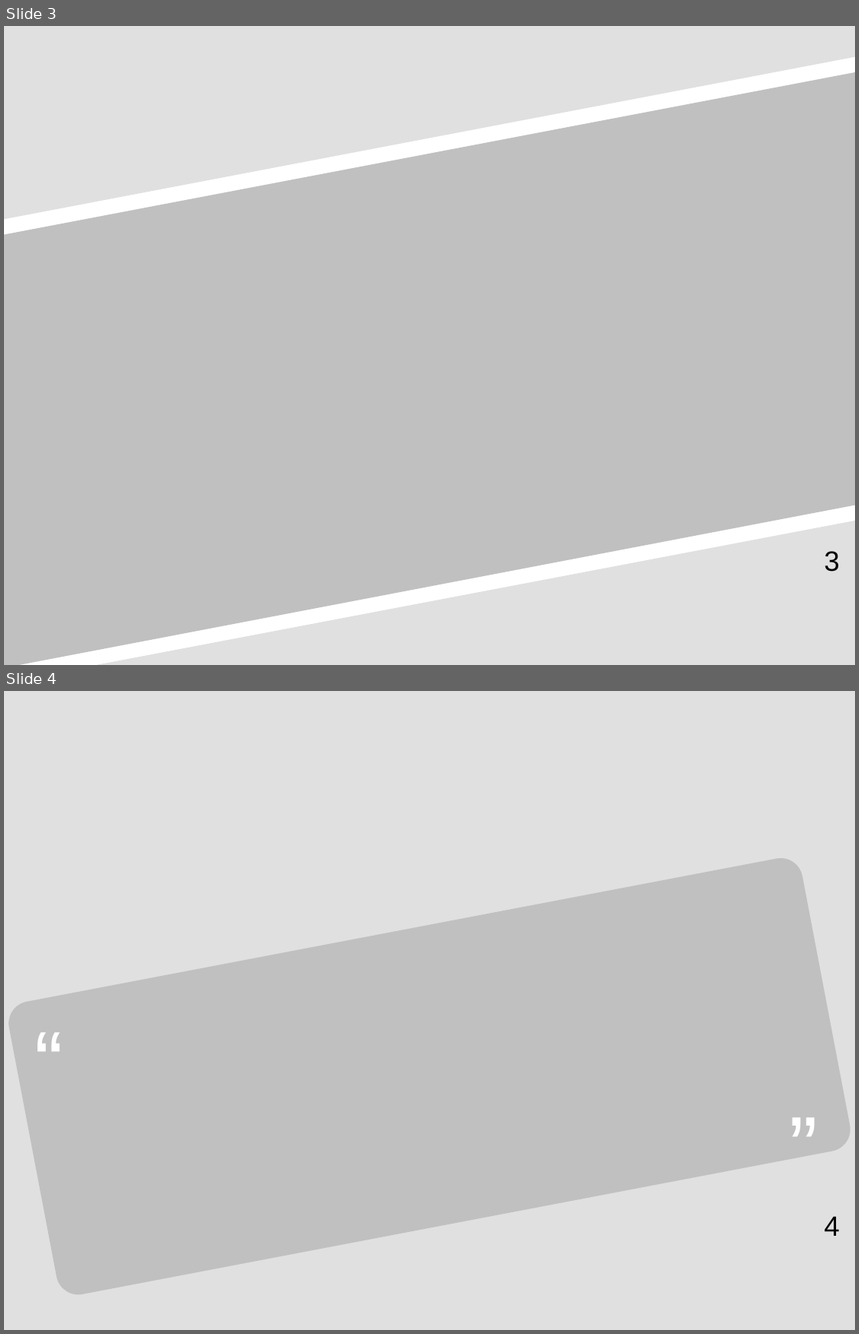
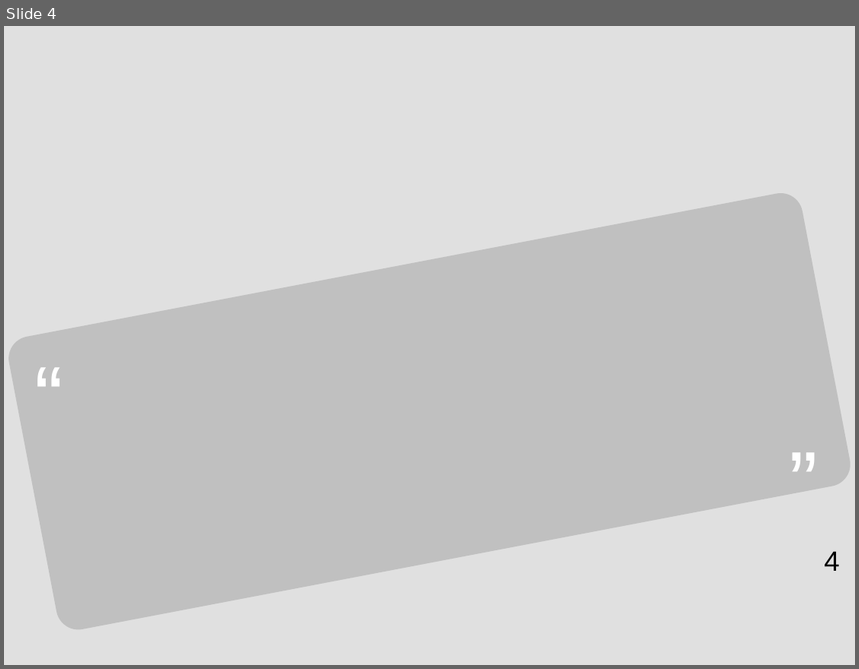
Before and after one commit to touzariLiticia/PLDAC, a slide deck: Presentation 1.odp. Shown one above the other, each under a label of ours: slides 3 and 4 before the commit, slide 4 after it. The pictures are 859x1334 and 859x669 pixels, drawn with LibreOffice and Linux fonts; fonts in the diff are those of the drawing. Boxes give left, top, right and bottom in pixels: in the first picture for what was removed or moved away, otherwise in the second. Text is boxed around its words. In the diff, an @@ line names an element or a change of style, - is before the commit and + after.

```diff
--- a/Presentation 1.odp
+++ b/Presentation 1.odp
@@ slide 3 removed at bbox=[4, 26, 855, 665], background #FFFFFF @@
@@ freeform shape removed at bbox=[4, 26, 855, 219] @@
@@ freeform shape removed at bbox=[4, 72, 855, 665] @@
@@ freeform shape removed at bbox=[97, 520, 855, 665] @@
@@ page number removed at bbox=[824, 551, 839, 572] @@
-3
```
Also in this commit, not shown: 3 slides added, 2 other slides removed, 2 other files.
